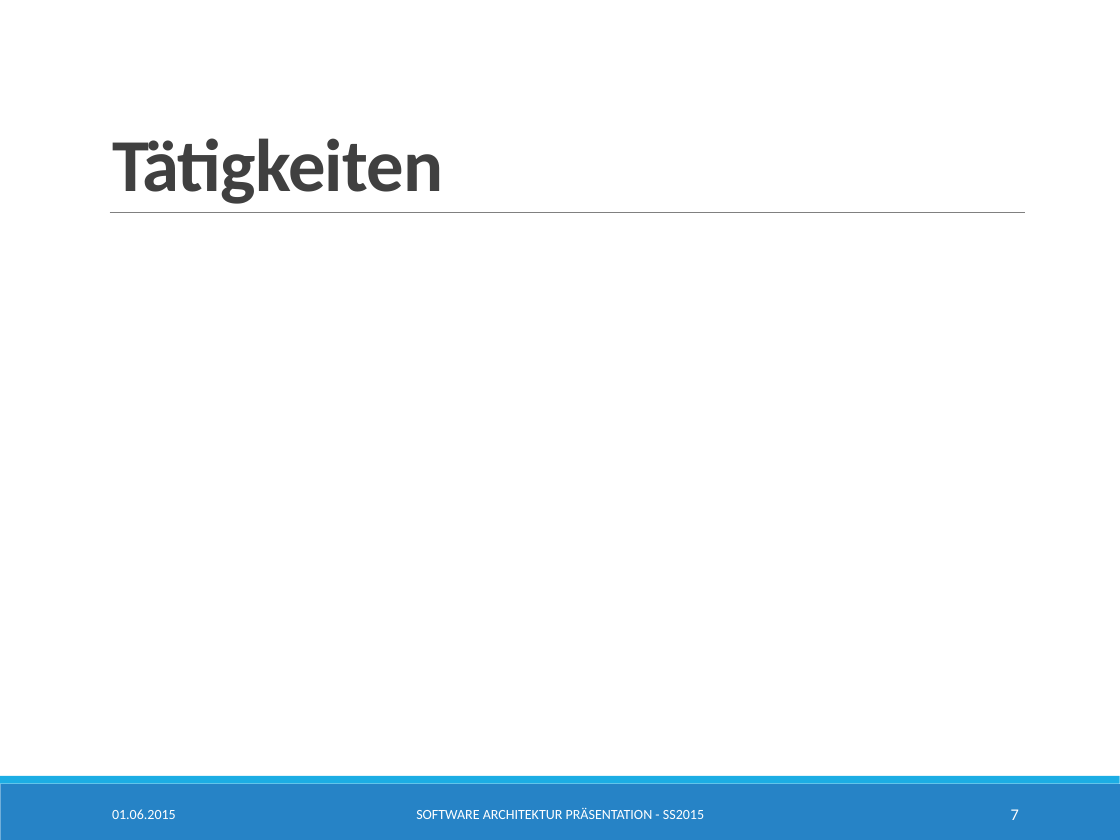
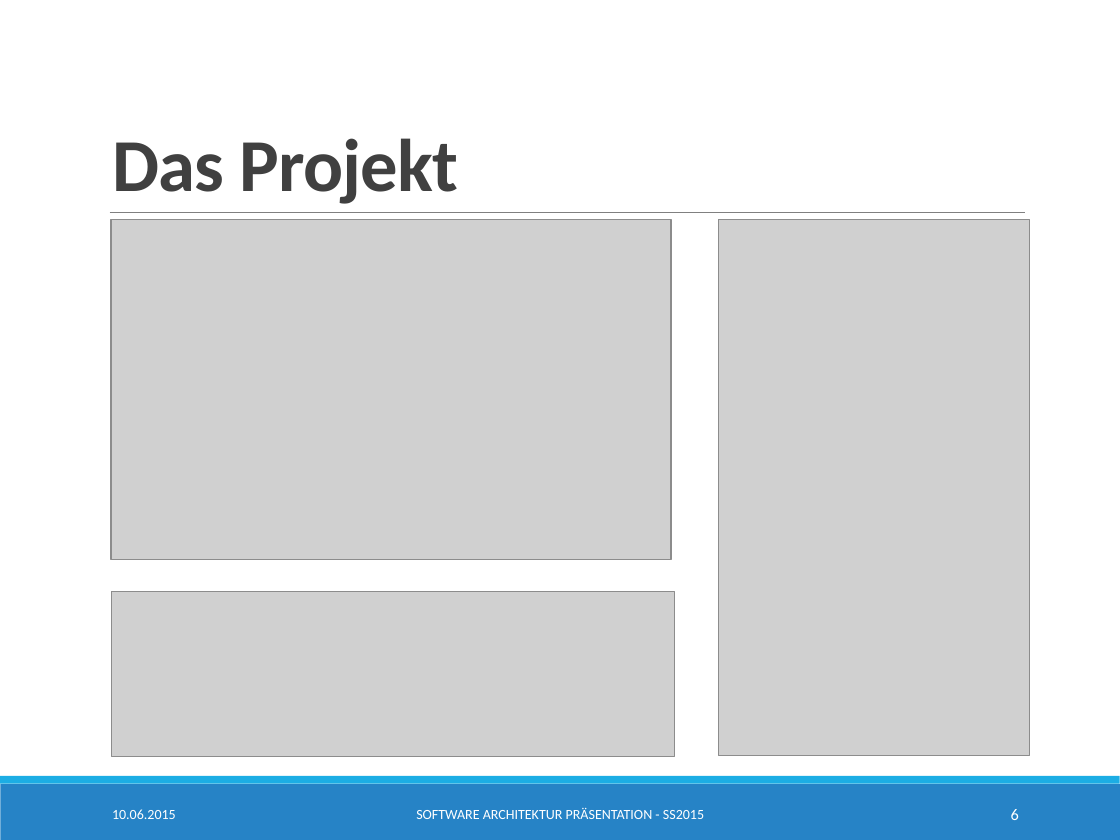
Before and after one commit to SimonBraun/de.htwg.se.mastermind, a slide deck: slide 6 of de.htwg.se.mastermind/Presentation.pptx (slide 7 before the commit). Drawn at 1120x840 pixels with LibreOffice and Linux fonts; fonts in the diff are those of the drawing; grey boxes stand for pictures. Boxes give left, top, right and bottom in pixels: in the first picture for what was removed or moved away, otherwise in the second. Text is boxed around its words. In the diff, an @@ line names an element or a change of style, - is before the commit and + after.

Commit message:
save work on presentation

```diff
--- a/de.htwg.se.mastermind/Presentation.pptx
+++ b/de.htwg.se.mastermind/Presentation.pptx
@@ title at box(112, 138, 458, 204): text changed @@
-Tätigkeiten
+Das Projekt
@@ picture added at box(111, 220, 671, 560) @@
@@ picture added at box(719, 220, 1030, 756) @@
@@ picture added at box(112, 591, 674, 757) @@
@@ text at box(112, 809, 176, 819): text changed @@
-01.06.2015
+10.06.2015
@@ page number at box(1011, 809, 1019, 820): text changed @@
-7
+6
```
Also in this commit, not shown: 6 other slides changed, 3 slides added, 6 other files.
